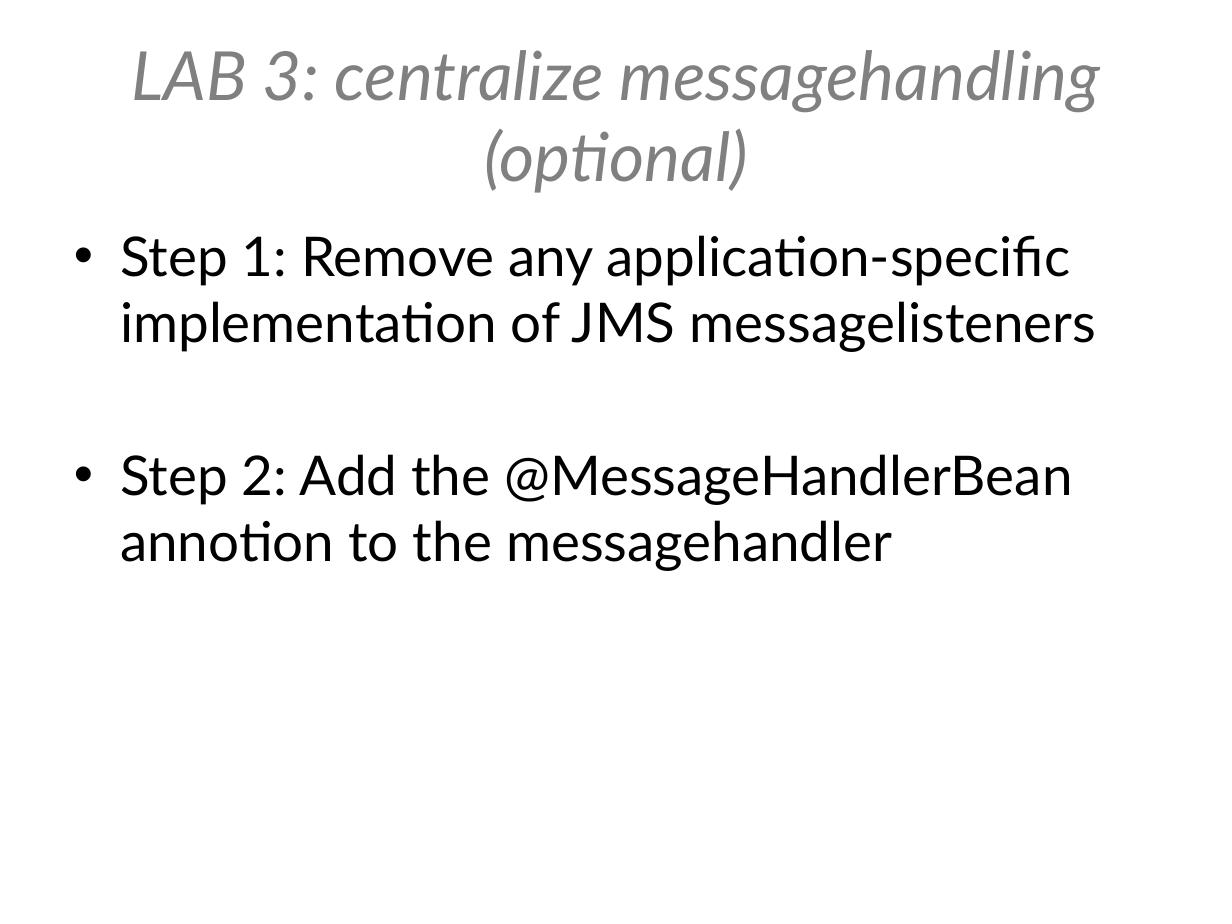
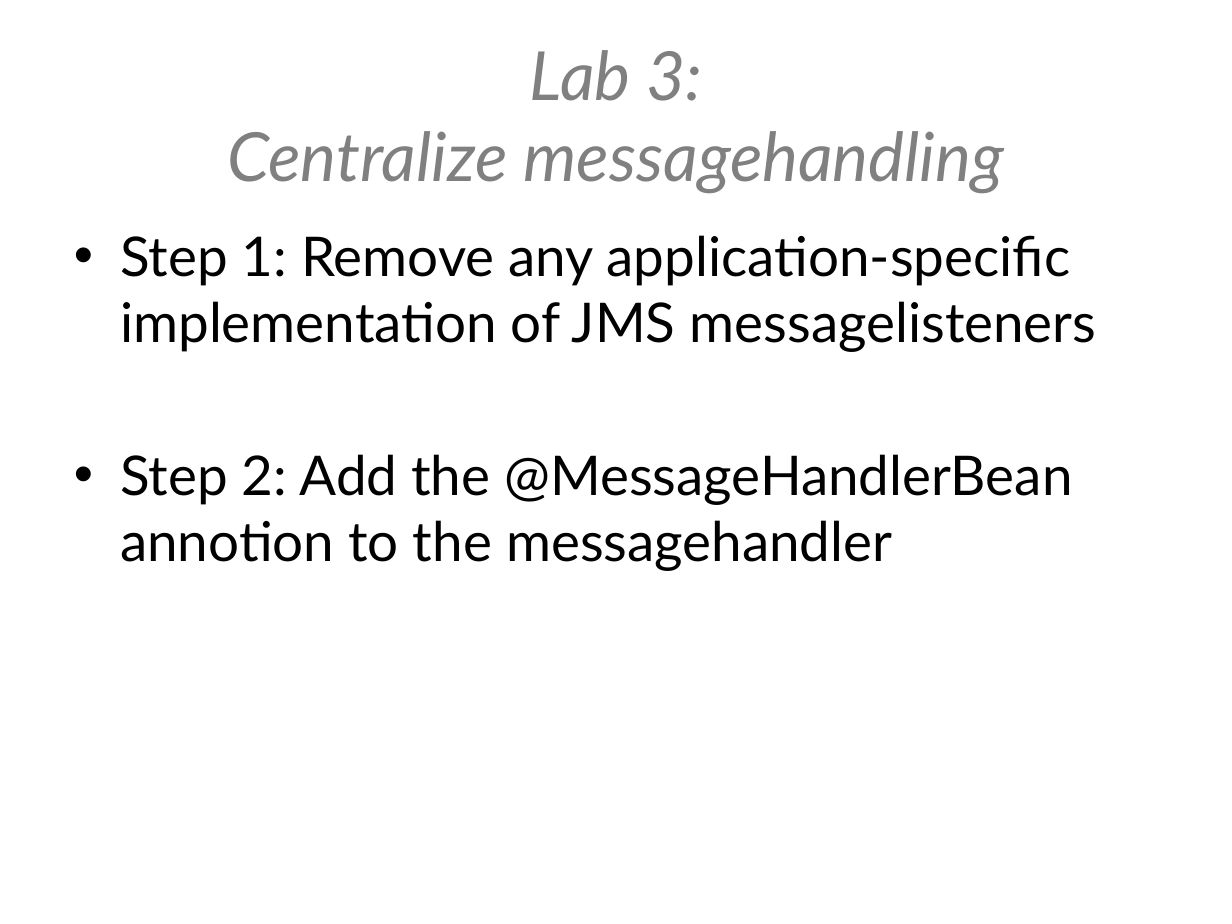
Before and after one commit to hawkeye-bot/springio2017, a slide deck: slide 18 of Spring boot - adapting to your environment.pptx. Drawn at 1232x924 pixels with LibreOffice and Linux fonts; fonts in the diff are those of the drawing; background and template pictures are left out. Boxes give left, top, right and bottom in pixels: in the first picture for what was removed or moved away, otherwise in the second. Text is boxed around its words. In the diff, an @@ line names an element or a change of style, - is before the commit and + after.

```diff
--- a/Spring boot - adapting to your environment.pptx
+++ b/Spring boot - adapting to your environment.pptx
@@ title at (227, 50, 1005, 193): text changed @@
-LAB 3: centralize messagehandling (optional)
+Lab 3:
+Centralize messagehandling
```
Also in this commit, not shown: 6 other slides changed.
